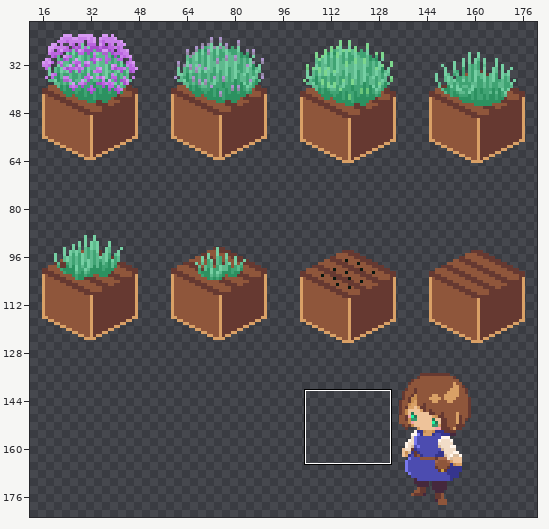
One commit to this pixel-art file: growth_sprites/lavender_growthsprites.aseprite. The picture above shows the old version from afar; the outline marks the close-up.
Close-up. Before:
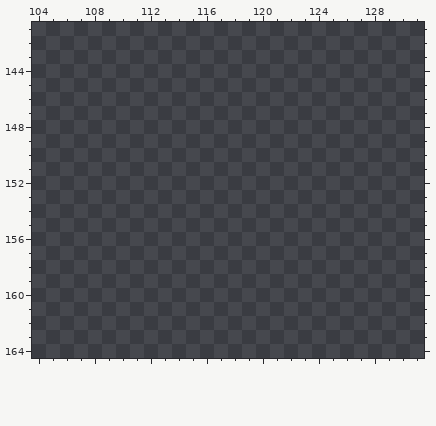
192x192 pixels, 1 frame. Shown: x 104..131, y 141..164. The wide view leaves out empty margins.
Once edited:
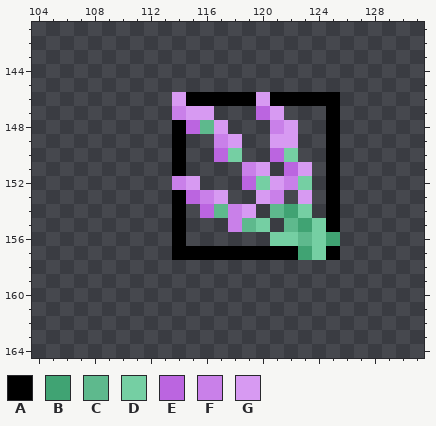
Palette (. is transparent): A #000000  B #40a373  C #5eb98d  D #75cfa3  E #bb65e0  F #c980e9  G #d79af2
Diff:
{"where": "layers \"Layer 4\", \"Layer 1\""}
{"y":146,"x":114,"old":"............","new":"GAAAAAGAAAAA"}
{"y":147,"x":114,"old":"...","new":"FGG"}
{"y":147,"x":120,"old":"..","new":"EG"}
{"y":147,"x":125,"old":".","new":"A"}
{"y":148,"x":114,"old":"....","new":"AECG"}
{"y":148,"x":121,"old":"..","new":"FG"}
{"y":148,"x":125,"old":".","new":"A"}
{"y":149,"x":114,"old":".","new":"A"}
{"y":149,"x":117,"old":"..","new":"FG"}
{"y":149,"x":121,"old":"..","new":"GG"}
{"y":149,"x":125,"old":".","new":"A"}
{"y":150,"x":114,"old":".","new":"A"}
{"y":150,"x":117,"old":"..","new":"ED"}
{"y":150,"x":121,"old":"..","new":"ED"}
{"y":150,"x":125,"old":".","new":"A"}
{"y":151,"x":114,"old":".","new":"A"}
{"y":151,"x":119,"old":"..","new":"FG"}
{"y":151,"x":122,"old":"..","new":"EG"}
{"y":151,"x":125,"old":".","new":"A"}
{"y":152,"x":114,"old":"..","new":"FG"}
{"y":152,"x":119,"old":".....","new":"EDGFD"}
{"y":152,"x":125,"old":".","new":"A"}
{"y":153,"x":114,"old":"....","new":"AEFG"}
{"y":153,"x":120,"old":"..","new":"GF"}
{"y":153,"x":123,"old":".","new":"G"}
{"y":153,"x":125,"old":".","new":"A"}
{"y":154,"x":114,"old":".","new":"A"}
{"y":154,"x":116,"old":"....","new":"ECFG"}
{"y":154,"x":121,"old":"...","new":"CBD"}
{"y":154,"x":125,"old":".","new":"A"}
{"y":155,"x":114,"old":".","new":"A"}
{"y":155,"x":118,"old":"...","new":"FCD"}
{"y":155,"x":122,"old":"....","new":"CBDA"}
{"y":156,"x":114,"old":".","new":"A"}
{"y":156,"x":121,"old":".....","new":"DDCDB"}
{"y":157,"x":114,"old":"............","new":"AAAAAAAAABDA"}
